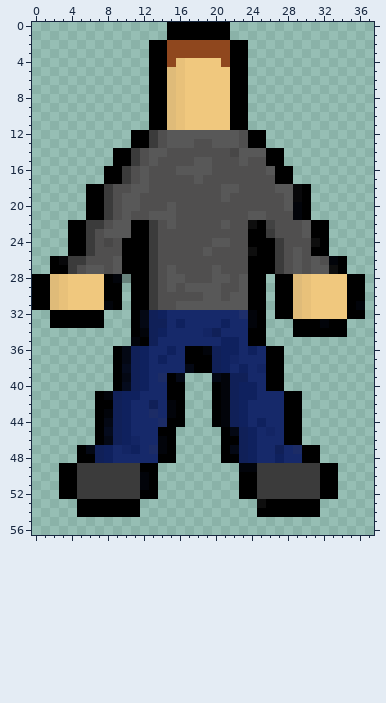
One commit to this pixel-art sprite: assets-1/player/base/gargoyle_male.png. The picture above was drawn from the file before the commit.
The file is 38x60 pixels. Pixels under 10% opacity are left out. Colours within 5 levels of each other are drawn and written as one. The old version is drawn lined up with the new one, on the new canvas.
New version:
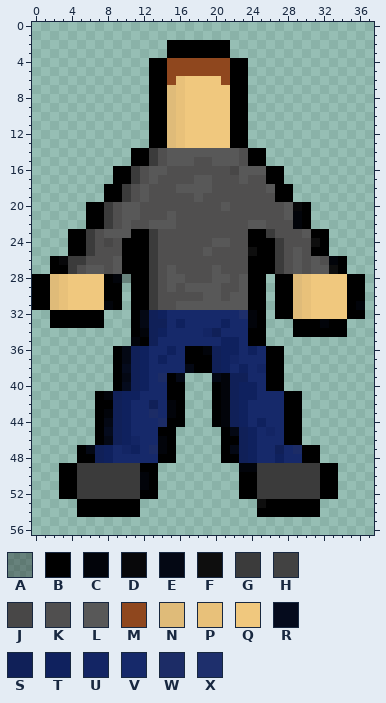
Palette (. is transparent): A #00000050  B #000000  C #02040a  D #08080a  E #040814  F #0e0e0e  G #3b3b3b  H #424242  J #484747  K #504f4f  L #585858  M #8f471e  N #dfbb79  P #e8c17a  Q #f0c87e  R #050b1d  S #102058  T #0f215e  U #132564  V #16296a  W #1c2c66  X #1e2f6c
The edit:
canvas 38x60 -> 38x57, the old top-left corner now at 0,-3 (the part of the old canvas that was cut away was empty and is not shown)
@@ x 11..25 @@
- 0 ....BBBBBBB....
- 1 ....BBBBBBB....
- 2 ..BBMMMMMMMBB..
- 3 ..BBMMMMMMMBB..
- 4 ..BBMPQQQQMBB..
- 5 ..BBNPQQQQQBB..
- 6 ..BBNPQQQQQBB..
+ 0 ...............
+ 1 ...............
+ 2 ....BBBBBBB....
+ 3 ....BBBBBBB....
+ 4 ..BBMMMMMMMBB..
+ 5 ..BBMMMMMMMBB..
+ 6 ..BBMPQQQQMBB..
  7 ..BBNPQQQQQBB..
@@ x 0..37 @@
 11 .............BBNPQQQQQBB..............
-12 ...........BBGKLLLLLLLLKBB............
-13 ...........BBGKLLLKKLLLKBB............
-14 .........BBGKLLKKKKKKKJLLLBB..........
-15 .........BBGKLKKKKLLKKKLKKBB..........
-16 ........BBGKLKKKLLLLKKKKKKLBB.........
-17 ........BBGKLKKKKKLKKKKKKKKBB.........
-18 ......BBGKKLLKKKKKKKKLLKKKKLLDB.......
-19 ......BBGKLLKKKKKKKKKLKKKKKKLDB.......
-20 ......BBGKLLKKKLKKKKKKKKKKKKLCB.......
-21 ......BBGKLKKLLLKKKKKKKKLLKKKCB.......
-22 ....BBGGKLLBBGKLKKKKKLKKFBHKKKLBB.....
+12 .............BBNPQQQQQBB..............
+13 .............BBNPQQQQQBB..............
+14 ...........BBGKLLLLLLLLKBB............
+15 ...........BBGKLLLKKLLLKBB............
+16 .........BBGKLLKKKKKKKJLLLBB..........
+17 .........BBGKLKKKKLLKKKLKKBB..........
+18 ........BBGKLKKKLLLLKKKKKKLBB.........
+19 ........BBGKLKKKKKLKKKKKKKKBB.........
+20 ......BBGKLLKKKKKKKKKLKKKKKKLDB.......
+21 ......BBGKLLKKKLKKKKKKKKKKKKLCB.......
+22 ......BBGKLKKLLLKKKKKKKKLLKKKCB.......
 23 ....BBGKLLLBBGKKKKKKKKKKBBGKKKLBB.....
Boxes around the changes in both pictures, in picture pixels (x1, y1, x2, y2):
changed: (149, 22, 248, 85)
changed: (68, 130, 329, 229)
